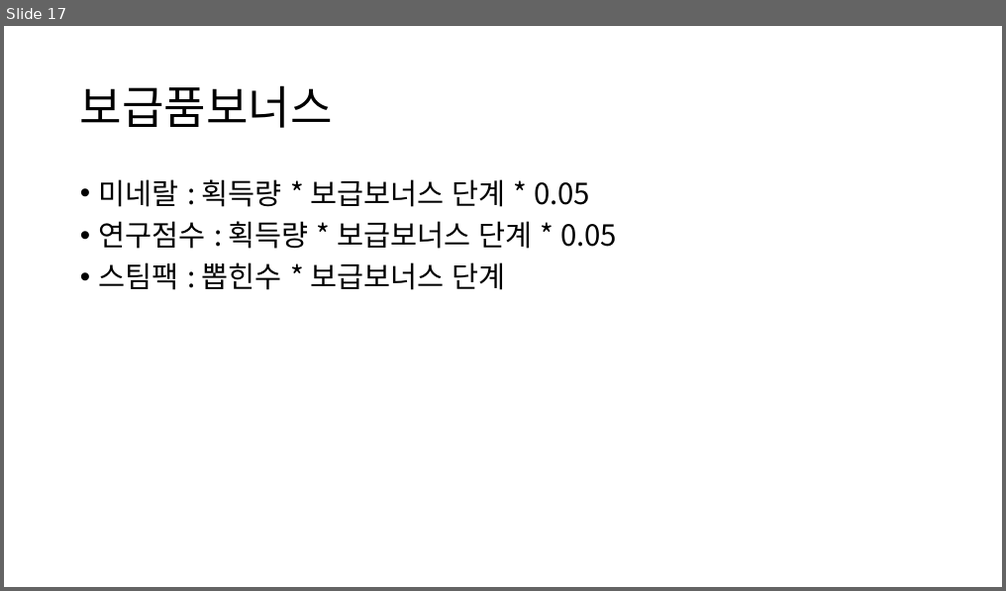
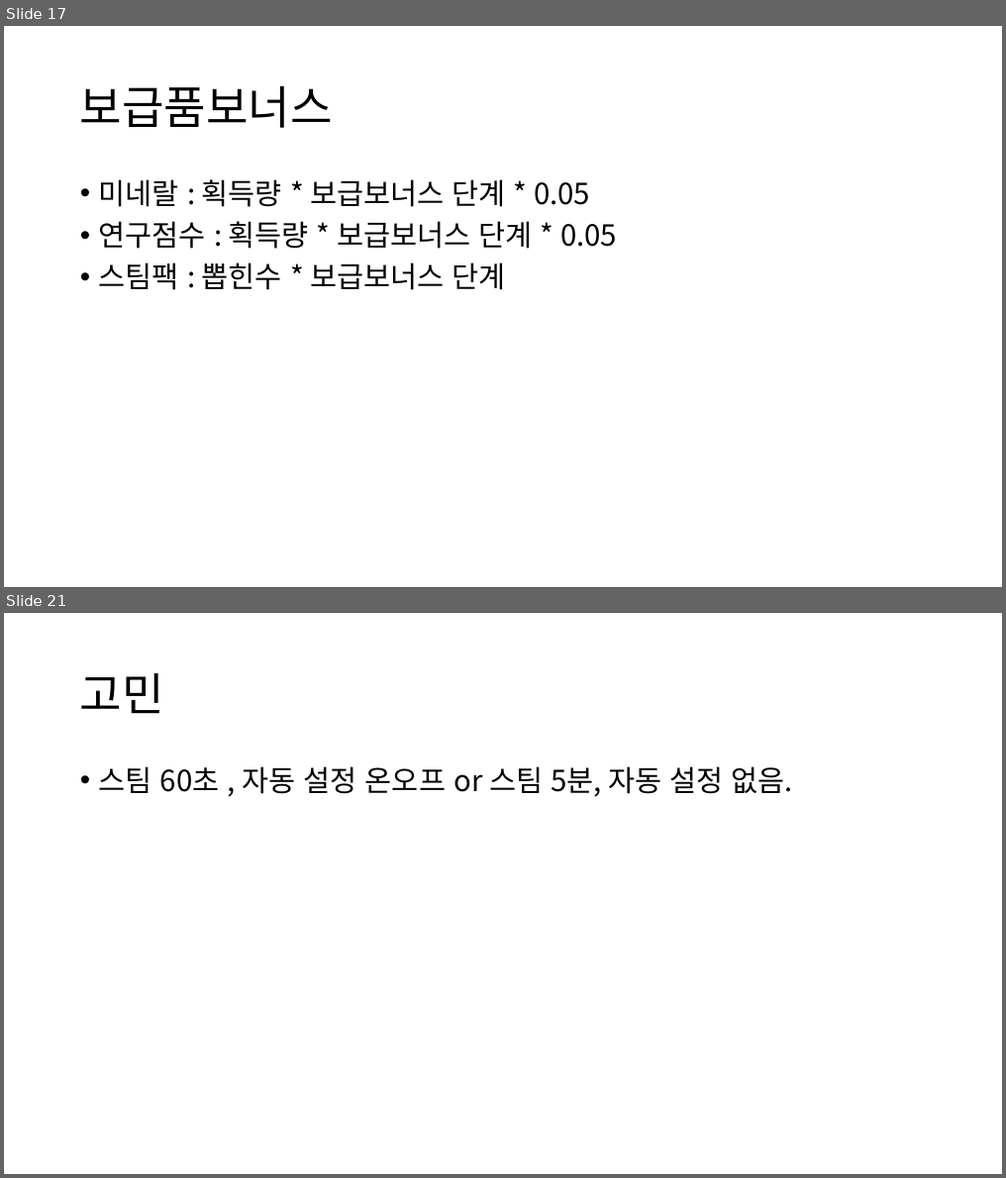
Before and after one commit to SungMinseok/IdleTerran1, a slide deck: SCV 24 기획안.pptx. Shown one above the other, each under a label of ours: slide 17 before the commit, slides 17 and 21 after it; the slides between them are not shown. The pictures are 1006x591 and 1006x1178 pixels, drawn with LibreOffice and Linux fonts; fonts in the diff are those of the drawing. Boxes give left, top, right and bottom in pixels: in the first picture for what was removed or moved away, otherwise in the second. Text is boxed around its words. In the diff, an @@ line names an element or a change of style, - is before the commit and + after.

```diff
--- a/SCV 24 기획안.pptx
+++ b/SCV 24 기획안.pptx
@@ slide 21 added at box(4, 613, 1002, 1174), background #FFFFFF @@
@@ title added at box(80, 673, 164, 714), 44 pt, text #000000 @@
+고민
@@ text added at box(99, 766, 793, 797), 28 pt, text #000000 @@
+• 스팀 60초 , 자동 설정 온오프 or 스팀 5분, 자동 설정 없음.
```
Also in this commit, not shown: 1 slide changed, 3 other slides added, 22 other files.
